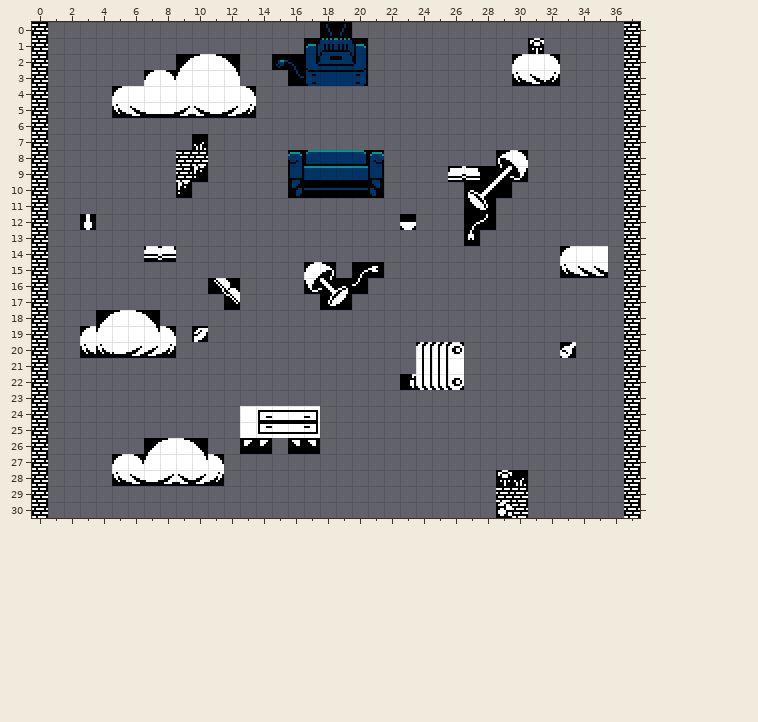
Two states of a Tiled map (JSON), map/final.json. The picture above is the old version.
Cells are 8x8 px. Shown: x 0..37, y 0..30.
New version:
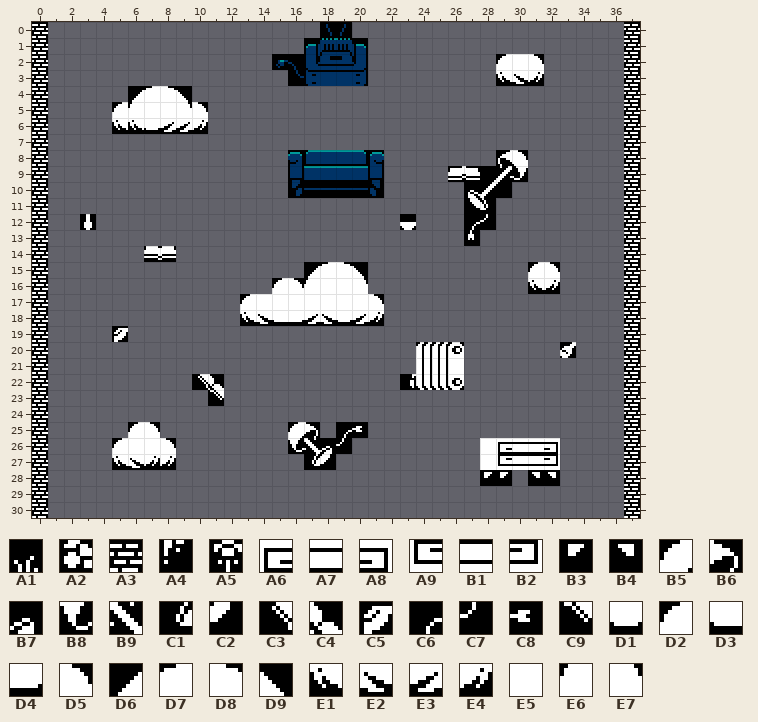
Key: from "tileset": A1 37, A2 46, A3 48, A4 53, A5 56, A6 96, A7 97, A8 98, A9 104, B1 105, B2 106, B3 112, B4 113, B5 136, B6 137, B7 139, B8 144, B9 145, C1 146, C2 147, C3 149, C4 150, C5 151, C6 152, C7 153, C8 155, C9 158, D1 173, D2 176, D3 177, D4 178, D5 179, D6 180, D7 181, D8 182, D9 183, E1 184, E2 185, E3 186, E4 187, E5 190, E6 192, E7 193.
__ is an empty cell.
Tiles replaced or removed in this view: A1, A2, A3, A4, A5, A6, A7, A8, A9, B1, B2, B3, B4, B5, B6, B7, B8, B9, C1, C2, C3, C4, C5, C6, C7, C8, C9, D1, D2, D3, D4, D5, D6, D7, D8, D9, E1, E2, E3, E4, E5, E6, E7.
Author's note on the commit: finalize last level
Edits made:
Changed rows in their new state; .. is an unchanged cell.
Layer "World":
first column x 5:
 1 .. .. .. .. .. .. .. .. .. .. .. .. .. .. .. .. .. .. .. .. .. .. .. .. .. .. __ ..
 2 .. .. .. .. __ __ __ __ .. .. .. .. .. .. .. .. .. .. .. .. .. .. .. .. D2 E5 D5 __
 3 .. .. __ __ __ __ __ __ .. .. .. .. .. .. .. .. .. .. .. .. .. .. .. .. E1 E2 E4 __
 4 __ D6 D7 D8 D9 __ __ __ __ .. .. .. .. .. .. .. .. .. .. .. .. .. .. .. .. .. .. ..
 5 D2 E6 E5 E5 E7 D5 __ __ __ .. .. .. .. .. .. .. .. .. .. .. .. .. .. .. .. .. .. ..
 6 E1 E1 D1 E3 E3 E4 .. .. .. .. .. .. .. .. .. .. .. .. .. .. .. .. .. .. .. .. .. ..
 7 .. .. .. .. .. __ .. .. .. .. .. .. .. .. .. .. .. .. .. .. .. .. .. .. .. .. .. ..
 8 .. .. .. .. __ __ .. .. .. .. .. .. .. .. .. .. .. .. .. .. .. .. .. .. .. .. .. ..
 9 .. .. .. .. __ __ .. .. .. .. .. .. .. .. .. .. .. .. .. .. .. .. .. .. .. .. .. ..
10 .. .. .. .. __ .. .. .. .. .. .. .. .. .. .. .. .. .. .. .. .. .. .. .. .. .. .. ..
first column x 3:
14 .. .. .. .. .. .. .. .. .. .. .. .. .. .. .. .. .. .. .. .. .. .. .. .. .. .. .. .. .. .. __ __ __
15 .. .. .. .. .. .. .. .. .. .. .. .. .. .. D6 D7 D8 D9 __ .. .. .. .. .. .. .. .. .. D2 D5 __ __ __
16 .. .. .. .. .. .. .. .. __ __ .. .. D2 D5 E6 E5 E5 E7 .. .. .. .. .. .. .. .. .. .. E1 E4 .. .. ..
17 .. .. .. .. .. .. .. .. .. __ D2 E5 E5 E5 E5 E5 E5 E5 D5 .. .. .. .. .. .. .. .. .. .. .. .. .. ..
18 .. __ __ __ __ .. .. .. .. .. E1 E2 D3 D4 E3 E2 D1 E3 E4 .. .. .. .. .. .. .. .. .. .. .. .. .. ..
19 __ __ C5 __ __ __ .. __ .. .. .. .. .. .. .. .. .. .. .. .. .. .. .. .. .. .. .. .. .. .. .. .. ..
20 __ __ __ __ __ __ .. .. .. .. .. .. .. .. .. .. .. .. .. .. .. .. .. .. .. .. .. .. .. .. .. .. ..
22 .. .. .. .. .. .. .. C3 C4 .. .. .. .. .. .. .. .. .. .. .. .. .. .. .. .. .. .. .. .. .. .. .. ..
23 .. .. .. .. .. .. .. .. C9 .. .. .. .. .. .. .. .. .. .. .. .. .. .. .. .. .. .. .. .. .. .. .. ..
24 .. .. .. .. .. .. .. .. .. .. __ __ __ __ __ .. .. .. .. .. .. .. .. .. .. .. .. .. .. .. .. .. ..
25 .. .. .. D2 D5 .. .. .. .. .. __ __ __ B5 B6 .. C6 C8 .. .. .. .. .. .. .. .. .. .. .. .. .. .. ..
26 .. .. D2 E5 E5 D5 __ __ .. .. __ __ .. B8 B9 B7 C7 .. .. .. .. .. .. .. .. E5 A6 A7 A7 A8 .. .. ..
27 .. .. E1 E2 E4 E4 __ __ __ .. .. .. .. .. C1 C2 .. .. .. .. .. .. .. .. .. E5 A9 B1 B1 B2 .. .. ..
28 .. .. __ __ __ __ __ __ __ .. .. .. .. .. .. .. .. .. .. .. .. .. .. .. .. B3 B3 __ B4 B4 .. .. ..
29 .. .. .. .. .. .. .. .. .. .. .. .. .. .. .. .. .. .. .. .. .. .. .. .. .. .. __ __ .. .. .. .. ..
30 .. .. .. .. .. .. .. .. .. .. .. .. .. .. .. .. .. .. .. .. .. .. .. .. .. .. __ __ .. .. .. .. ..
